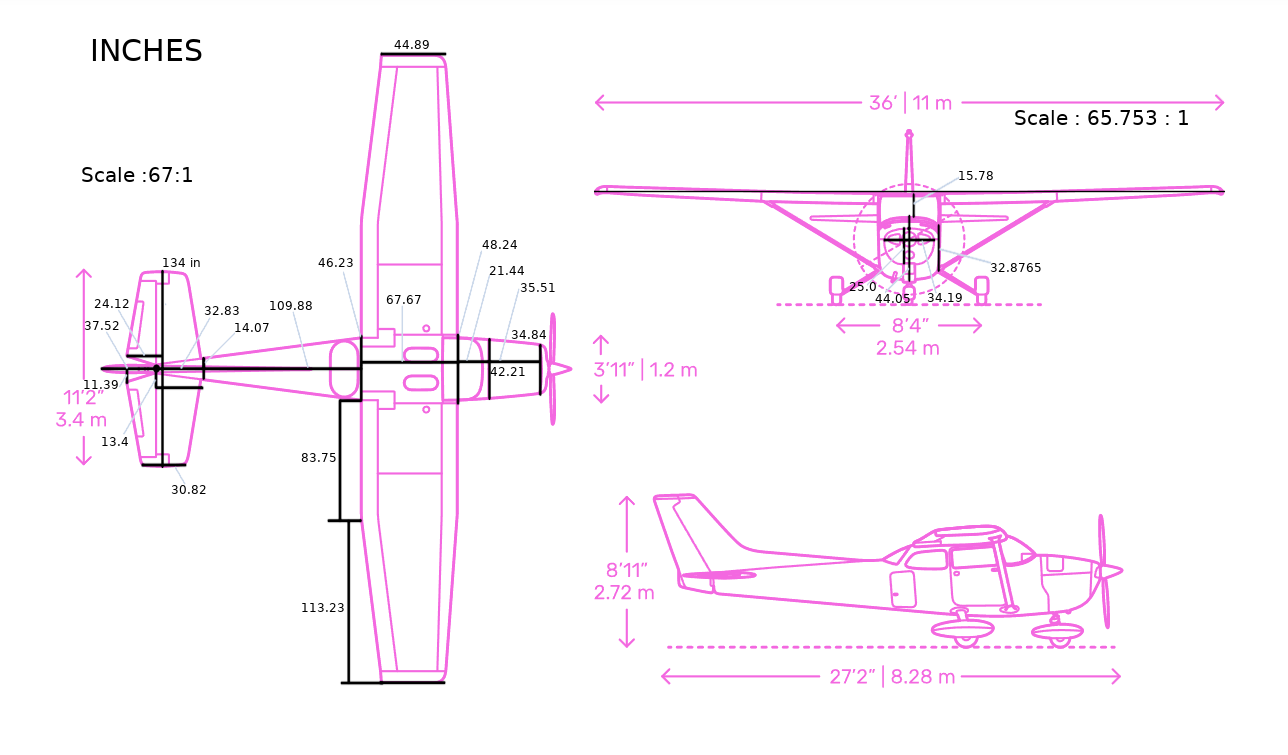
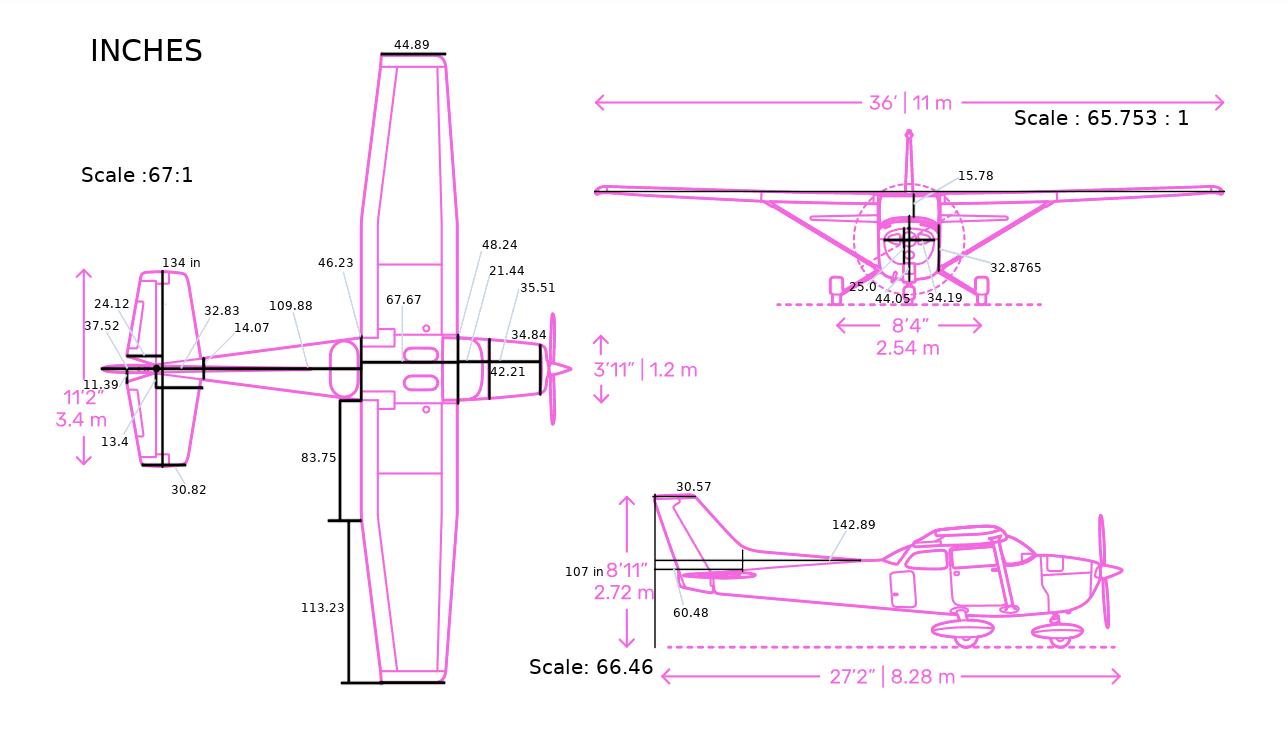
Comparing the layer stacks of the two 1288×755 images. Changes:
added layer "Scale: 66.46" above "107 in" over [left=530, top=659, right=653, bottom=674]
added layer "107 in" above "30.57" over [left=566, top=567, right=603, bottom=576]
added layer "30.57" above "142.89" over [left=676, top=482, right=711, bottom=491]
added layer "142.89" above "60.48" over [left=833, top=520, right=875, bottom=529]
added layer "60.48" above "Dimensions.PNG" over [left=673, top=608, right=708, bottom=617]
painted on "Dimensions.PNG" over [left=652, top=493, right=862, bottom=649]
